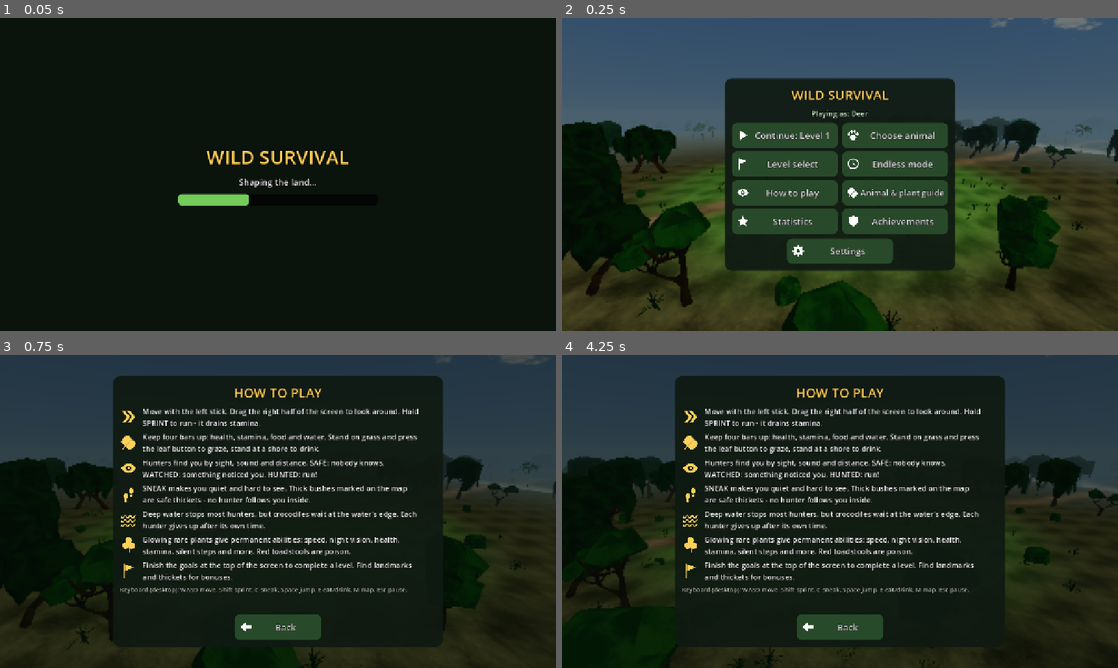
Above: before the commit, frames 1-4 (two rows, left to right).
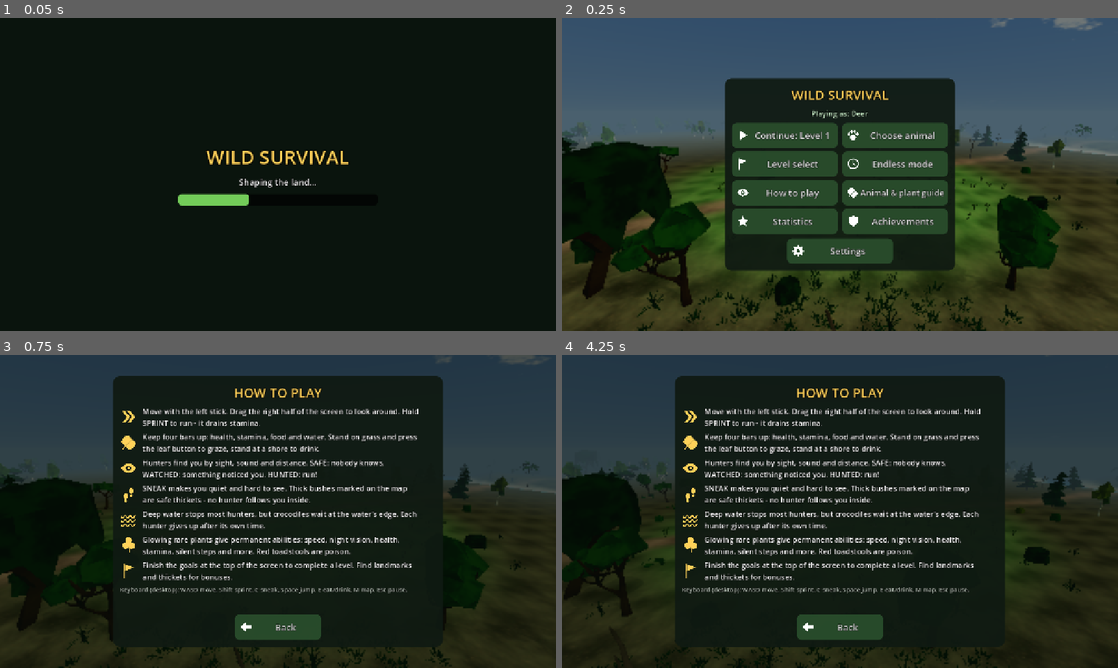
Above: after the commit, the same moments.

Repository: hamzaqadir6666-pixel/wild-survival-mobile
Game: Godot game, scene res://scenes/main.tscn
Same seed, same stepped clock (60 frames per second), same inputs: the game is played once before the commit and once after it. Sound files missing from this copy of the repository are replaced by a short silence.
Inputs (mouse positions are in pixels of both pictures, inside the frame that each line leads up to):
- Up to frame 1 (0.05 s): no input
- Up to frame 2 (0.25 s): no input
- Up to frame 3 (0.75 s): click "How to play" at 0.5 s
- Up to frame 4 (4.25 s): tap Enter at 1.25 s; move the mouse to (962, 495) at 1.27 s; hold D 1.28-2 s; tap E at 1.35 s; click (962, 495) at 1.42 s; tap Space at 1.52, 1.82 s; drag from (728, 527) to (812, 574) at 2.02 s; move the mouse to (895, 442) at 2.77 s; hold D 2.78-3.5 s; tap Ctrl at 2.85 s; drag from (812, 574) to (673, 464) at 3.52 s

Frame 1 is identical in both runs. In frame 2, 7.8% of the frame differs, in the area x 0-100%, y 31-100%; in frame 3, 4.5%; in frame 4, 6.1%.

Commit message:
Predators lunge onto their target and pounce; animal clips keep looping after a species is reloaded; dense grass; birch, pine, dead trees and more bushes
Co-authored-by: arena-agent <297053741+arena-agent@users.noreply.github.com>

Diff:
--- a/assets/models/nature/nature.json
+++ b/assets/models/nature/nature.json
@@ -176,5 +176,73 @@
   "tris": 258,
   "height": 1.11,
   "radius": 0.68
+ },
+ "birch_a": {
+  "source": "BirchTree_1",
+  "tris": 480,
+  "height": 3.6,
+  "radius": 1.9,
+  "lod1_tris": 128,
+  "lod2_tris": 106
+ },
+ "birch_b": {
+  "source": "BirchTree_3",
+  "tris": 480,
+  "height": 4.06,
+  "radius": 1.16,
+  "lod1_tris": 122,
+  "lod2_tris": 72
+ },
+ "pine_a": {
+  "source": "PineTree_1",
+  "tris": 438,
+  "height": 2.7,
+  "radius": 1.01,
+  "lod1_tris": 114,
+  "lod2_tris": 84
+ },
+ "pine_b": {
+  "source": "PineTree_3",
+  "tris": 459,
+  "height": 3.31,
+  "radius": 1.09,
+  "lod1_tris": 123,
+  "lod2_tris": 77
+ },
+ "dead_a": {
+  "source": "CommonTree_Dead_3",
+  "tris": 300,
+  "height": 3.0,
+  "radius": 0.53,
+  "lod1_tris": 90,
+  "lod2_tris": 44
+ },
+ "dead_b": {
+  "source": "BirchTree_Dead_1",
+  "tris": 260,
+  "height": 2.25,
+  "radius": 1.53,
+  "lod1_tris": 84,
+  "lod2_tris": 56
+ },
+ "dead_c": {
+  "source": "Willow_Dead_3",
+  "tris": 220,
+  "height": 1.91,
+  "radius": 1.41,
+  "lod1_tris": 70,
+  "lod2_tris": 44
+ },
+ "bush_c": {
+  "source": "Bush_1",
+  "tris": 150,
+  "height": 1.24,
+  "radius": 0.85
+ },
+ "bush_d": {
+  "source": "Bush_2",
+  "tris": 129,
+  "height": 1.1,
+  "radius": 0.67
  }
 }
--- a/assets/world/world.json
+++ b/assets/world/world.json
@@ -1 +1 @@
-{"size": 1024.0, "cell": 4.0, "n": 257, "river": [[560, -30] …(8878 unchanged characters)… s", "lily", "rock_a", "rock_b", "rock_c"], "veg_counts": {"tree_a": 552, "tree_b": 361, "tree_c": 493, "tree_d": 353, "tree_big": 588, "tree_giant": 3, "palm_a": 69, "palm_b": 49, "banana": 80, "fern_a": 1973, "fern_b": 1886, "bush_a": 1143, "bush_b": 1044, "bush_berry": 30, "tall_grass": 863, "lily": 95, "rock_a": 351, "rock_b": 307, "rock_c": 0}}
+{"size": 1024.0, "cell": 4.0, "n": 257, "river": [[560, -30] …(8878 unchanged characters)… s", "lily", "rock_a", "rock_b", "rock_c", "birch_a", "birch_b", "pine_a", "pine_b", "dead_a", "dead_b", "dead_c", "bush_c", "bush_d"], "veg_counts": {"tree_a": 300, "tree_b": 141, "tree_c": 149, "tree_d": 156, "tree_big": 265, "tree_giant": 3, "palm_a": 69, "palm_b": 49, "banana": 80, "fern_a": 1973, "fern_b": 1886, "bush_a": 619, "bush_b": 527, "bush_berry": 30, "tall_grass": 863, "lily": 95, "rock_a": 351, "rock_b": 307, "rock_c": 0, "birch_a": 237, "birch_b": 241, "pine_a": 331, "pine_b": 323, "dead_a": 65, "dead_b": 67, "dead_c": 72, "bush_c": 531, "bush_d": 510}}
--- a/scripts/animal.gd
+++ b/scripts/animal.gd
@@ -10,6 +10,7 @@
 static var _info := {}
 static var _mats := {}
 static var _looped := {}
+static var _scenes := {}
 static var _bird_lib: AnimationLibrary
 static var _bird_mats := {}
 static var _blob_mesh: QuadMesh
@@ -44,6 +45,7 @@
 var _rate_k := 1.0       # clip substitution: "run" played with the walk clip
 var _pose := ""          # body pose that stands in for a missing clip
 var _pose_tween: Tween
+var leap := 1.0          # height of the pounce pose (the crocodile stays low)
 
 ## removes the model so another species can be set up on the same node
 func clear_model() -> void:
@@ -64,7 +66,12 @@
 	if is_bird:
 		_setup_bird()
 	else:
-		var scene: PackedScene = load("res://assets/models/animals/%s.glb" % cfg.model)
+		# keep every loaded model alive: if the last animal of a kind is removed Godot would unload the file,
+		# and the next one would come back with its clips no longer set to loop (legs freezing mid-run)
+		if not _scenes.has(cfg.model):
+			_scenes[cfg.model] = load("res://assets/models/animals/%s.glb" % cfg.model)
+			_looped.erase(cfg.model)
+		var scene: PackedScene = _scenes[cfg.model]
 		var inf: Dictionary = info()[cfg.model]
 		var inner: Node3D = scene.instantiate()
 		if inf.get("flip", false): inner.rotation.y = PI          # these source models look down -Z
@@ -89,10 +96,28 @@
 		if anim and not _looped.has(cfg.model):
 			_looped[cfg.model] = true
 			for a in ["idle", "idle2", "walk", "run", "eat"]:
-				if anim.has_animation(a): anim.get_animation(a).loop_mode = Animation.LOOP_LINEAR
+				if anim.has_animation(a):
+					anim.get_animation(a).loop_mode = Animation.LOOP_LINEAR
+					Animal.close_loop(anim.get_animation(a))
 		if anim: anim.playback_default_blend_time = 0.18
 	apply_quality()
 	play("idle")
+
+## Some clips were exported without their closing frame: the last pose is one step short of the first,
+## so the legs jerk every time the clip wraps. Give those clips one more frame of length; Godot then
+## blends last -> first across the wrap.
+static func close_loop(an: Animation) -> void:
+	var worst := 0.0
+	var keys := 0
+	for t in an.get_track_count():
+		if an.track_get_type(t) != Animation.TYPE_ROTATION_3D: continue
+		var n := an.track_get_key_count(t)
+		if n < 2: continue
+		keys = maxi(keys, n)
+		var a: Quaternion = an.track_get_key_value(t, 0)
+		var b: Quaternion = an.track_get_key_value(t, n - 1)
+		worst = maxf(worst, a.angle_to(b))
+	if worst > 0.05 and keys > 2: an.length += an.length / float(keys - 1)
 
 func _material(sp: String) -> ShaderMaterial:
 	if _mats.has(sp): return _mats[sp]
@@ -230,8 +255,14 @@
 					"death":
 						_set_pose("death")
 						anim.pause()
+					"attack":
+						# no bite clip: a pounce pose, legs galloping through the leap
+						_set_pose("attack")
+						_rate_k = run_nat / maxf(walk_nat, 0.01)
+						_rate_cap = maxf(walk_cycle / 0.3, 1.6)
+						anim.play("walk")
 					_:
-						_set_pose(a if a == "eat" or a == "attack" else "")
+						_set_pose(a if a == "eat" else "")
 						anim.play("idle")
 	anim.speed_scale = minf(rate * _rate_k, _rate_cap)
 
@@ -252,10 +283,16 @@
 			_pose_tween.tween_property(model, "rotation", Vector3(0, 0, 1.5), 0.35)
 			_pose_tween.tween_property(model, "position", Vector3(0, lie_y, 0), 0.35)
 		"attack":
-			model.rotation = Vector3(-0.16, 0, 0)
+			# crouch -> spring up and forward with the forequarters raised -> come down on the prey -> recover
+			var k := leap
 			_pose_tween = create_tween()
-			_pose_tween.tween_property(model, "position", Vector3(0, 0, body * 1.6), 0.14)
-			_pose_tween.parallel().tween_property(model, "rotation", Vector3(0.2, 0, 0), 0.14)
+			_pose_tween.tween_property(model, "position", Vector3(0, -0.12 * body * k, -0.15 * body), 0.10)
+			_pose_tween.parallel().tween_property(model, "rotation", Vector3(0.12 * k, 0, 0), 0.10)
+			_pose_tween.tween_property(model, "position", Vector3(0, 0.75 * body * k, 0.35 * body), 0.16).set_ease(Tween.EASE_OUT).set_trans(Tween.TRANS_QUAD)
+			_pose_tween.parallel().tween_property(model, "rotation", Vector3(-0.5 * k, 0, 0), 0.16)
+			_pose_tween.tween_property(model, "position", Vector3(0, 0.12 * body * k, 0.55 * body), 0.11).set_ease(Tween.EASE_IN).set_trans(Tween.TRANS_QUAD)
+			_pose_tween.parallel().tween_property(model, "rotation", Vector3(0.32, 0, 0), 0.11)
+			_pose_tween.tween_interval(0.16)
 			_pose_tween.tween_property(model, "position", Vector3.ZERO, 0.3)
 			_pose_tween.parallel().tween_property(model, "rotation", Vector3.ZERO, 0.3)
 
--- a/scripts/grass.gd
+++ b/scripts/grass.gd
@@ -3,15 +3,15 @@
 ## Short grass tufts only around the camera. One MultiMesh, re-laid when the camera
 ## has moved a few metres. Chunky low tufts in the ground's own green (no thin blades).
 
-const STEP := 2.3
+const STEP := 1.0
 var _last := Vector3(1e9, 0, 1e9)
 var _radius := 14.0
 
 func setup(material: ShaderMaterial) -> void:
 	var mm := MultiMesh.new()
 	mm.transform_format = MultiMesh.TRANSFORM_3D
-	mm.mesh = Vegetation.mesh_from("res://assets/models/nature/grass_tuft.glb")
-	mm.instance_count = 620
+	mm.mesh = _tuft()
+	mm.instance_count = 2600
 	mm.visible_instance_count = 0
 	multimesh = mm
 	material_override = material
@@ -19,12 +19,38 @@
 	custom_aabb = AABB(Vector3(-40, -10, -40), Vector3(80, 30, 80))
 	apply_quality()
 
+## A clump of nine broad blades, one triangle each: light enough to cover the ground thickly.
+## Vertex colour = grass green (darker at the root), alpha 1 at the tip so only the tips sway.
+func _tuft() -> ArrayMesh:
+	var rng := RandomNumberGenerator.new()
+	rng.seed = 5
+	var P := PackedVector3Array(); var N := PackedVector3Array(); var C := PackedColorArray(); var UV := PackedVector2Array()
+	for i in 9:
+		var ang := i * TAU / 9.0 + rng.randf_range(-0.25, 0.25)
+		var out := Vector3(cos(ang), 0, sin(ang))
+		var side := Vector3(-out.z, 0, out.x)
+		var root := out * rng.randf_range(0.02, 0.15)
+		var h := rng.randf_range(0.26, 0.44)
+		var tip := root + out * rng.randf_range(0.08, 0.2) + Vector3(0, h, 0)
+		var g := rng.randf_range(0.85, 1.15)
+		var col := Color(0.056 * g, 0.156 * g, 0.020 * g)
+		var n := (Vector3.UP + out * 0.35).normalized()
+		for v in [root - side * 0.05, root + side * 0.05, tip]:
+			P.append(v); N.append(n); UV.append(Vector2(v.x + v.z, v.y) * 2.0)
+		C.append(Color(col.r * 0.7, col.g * 0.7, col.b * 0.7, 0.0)); C.append(Color(col.r * 0.7, col.g * 0.7, col.b * 0.7, 0.0)); C.append(Color(col.r * 1.25, col.g * 1.25, col.b * 1.1, 1.0))
+	var arr := []
+	arr.resize(Mesh.ARRAY_MAX)
+	arr[Mesh.ARRAY_VERTEX] = P; arr[Mesh.ARRAY_NORMAL] = N; arr[Mesh.ARRAY_COLOR] = C; arr[Mesh.ARRAY_TEX_UV] = UV
+	var m := ArrayMesh.new()
+	m.add_surface_from_arrays(Mesh.PRIMITIVE_TRIANGLES, arr)
+	return m
+
 func apply_quality() -> void:
-	_radius = lerpf(10.0, 26.0, clampf(float(Cfg.v("grass")), 0.0, 1.0))
+	_radius = lerpf(11.0, 29.0, clampf(float(Cfg.v("grass")), 0.0, 1.0))
 	_last = Vector3(1e9, 0, 1e9)
 
 func update(cam: Vector3) -> void:
-	if absf(cam.x - _last.x) + absf(cam.z - _last.z) < 3.0: return
+	if absf(cam.x - _last.x) + absf(cam.z - _last.z) < 3.5: return
 	_last = cam
 	global_position = Vector3(cam.x, 0, cam.z)
 	var amount := float(Cfg.v("grass"))
@@ -48,11 +74,11 @@
 				var dz := z - cam.z
 				if dx * dx + dz * dz > r2: continue
 				var b := World.biome(x, z)
-				var keep := 0.9 if b == World.GRASS else (0.22 if b == World.FOREST else 0.0)
+				var keep := 0.97 if b == World.GRASS else (0.6 if b == World.FOREST else 0.0)
 				var w := float((hsh >> 20) & 255) / 255.0
-				if w > keep * (0.45 + 0.55 * amount): continue
-				var sc := 1.1 + u * 0.9
-				var basis := Basis(Vector3.UP, v * TAU).scaled(Vector3(sc * 2.2, sc * 0.9, sc * 2.2))
+				if w > keep * (0.5 + 0.5 * amount): continue
+				var sc := 0.8 + u * 0.8
+				var basis := Basis(Vector3.UP, v * TAU).scaled(Vector3(sc * 2.0, sc * (0.8 + w * 0.7), sc * 2.0))
 				mm.set_instance_transform(n, Transform3D(basis, Vector3(dx, World.height(x, z) - 0.03, dz)))
 				n += 1
 				if n >= maxn: break
--- a/scripts/predator.gd
+++ b/scripts/predator.gd
@@ -19,6 +19,7 @@
 var goal := Vector2.ZERO
 var hit_done := false
 var attack_len := 1.0
+var has_bite_clip := false
 var pack: Array = []
 var pack_i := 0
 var style := ""
@@ -35,7 +36,10 @@
 	yaw = rng.randf() * TAU; rotation.y = yaw
 	timer = rng.randf_range(1.0, 8.0)
 	hunger = rng.randf_range(25.0, 90.0)
-	if anim and anim.has_animation("attack"): attack_len = anim.get_animation("attack").length
+	# the bite lands at attack_len * 0.4 / 1.25: for the pounce pose that is the moment the animal comes down
+	has_bite_clip = anim != null and anim.has_animation("attack")
+	attack_len = anim.get_animation("attack").length if has_bite_clip else 1.15
+	if style == "water": leap = 0.3
 	set_state(REST)
 
 func set_state(s: int) -> void:
@@ -267,10 +271,22 @@
 	speed = 0.0
 	timer += delta
 	var valid := target != null and is_instance_valid(target)
-	if valid: face(target.pos2() - pos2(), delta, 10.0)
+	# jaws meet the target: this animal's front end against the target's body
+	var contact := body * 1.8 + (target.body * 1.2 if valid else 0.0)
+	if valid:
+		var tp := target.pos2()
+		# the lunge: keep closing in until the bite lands, instead of snapping at the air from a distance
+		if not hit_done and target.alive and pos2().distance_to(tp) > contact:
+			var to := tp - pos2()
+			var d0 := to.length()
+			var stepd := minf(d0 - contact, float(cfg.run) * 1.15 * delta)
+			var np := pos2() + to / d0 * stepd
+			if can_enter(np.x, np.y): place(np.x, np.y)
+		face(tp - pos2(), delta, 14.0)
+	if not has_bite_clip and timer > 0.9 and cur_anim == "attack": play("idle")
 	if not hit_done and timer >= attack_len * 0.4 / 1.25:
 		hit_done = true
-		if valid and target.alive and dist_to(target.position) < float(cfg.reach) * 1.45 + target.body * 0.5:
+		if valid and target.alive and dist_to(target.position) < contact + 0.9:
 			if on_deer:
 				if not target.hidden: fauna.hit_deer(self, cfg.dmg)
 			else:
--- a/scripts/vegetation.gd
+++ b/scripts/vegetation.gd
@@ -13,6 +13,8 @@
 	"tree_giant": [0, 1.0, 0.11], "palm_a": [0, 1.0, 0.045], "palm_b": [0, 1.0, 0.045],
 	"banana": [1, 1.0, 0.0], "bush_a": [1, 1.0, 0.0], "bush_b": [1, 1.0, 0.0], "bush_berry": [1, 1.0, 0.0],
 	"rock_a": [1, 1.0, 0.45], "rock_b": [1, 1.0, 0.42], "rock_c": [1, 1.0, 0.2],
+	"birch_a": [0, 1.0, 0.05], "birch_b": [0, 1.0, 0.05], "pine_a": [0, 1.0, 0.06], "pine_b": [0, 1.0, 0.06],
+	"dead_a": [0, 1.0, 0.07], "dead_b": [0, 1.0, 0.05], "dead_c": [0, 1.0, 0.07], "bush_c": [1, 1.0, 0.0], "bush_d": [1, 1.0, 0.0],
 	"fern_a": [2, 1.0, 0.0], "fern_b": [2, 1.0, 0.0], "tall_grass": [2, 2.4, 0.0], "lily": [2, 1.0, 0.0],
 }
 var material: ShaderMaterial
--- a/tests/bot.gd
+++ b/tests/bot.gd
@@ -691,6 +691,60 @@
 	_quiet()
 	await frames(25)
 	check("chase music and heartbeat stop when the hunt is over", float(Sfx.loop_target["chase"]) == 0.0 and float(Sfx.loop_target["heartbeat"]) == 0.0)
+	# ---------------- the bite reaches the target
+	for sp2 in ["lion", "hyena"]:
+		_place(400, 520)
+		p.health = p.max_health
+		await frames(3)
+		var biter: Predator = g.fauna._make_predator(sp2, Vector2(400 + 6.0, 520))
+		biter.pack = [biter]
+		biter.last_seen = p.pos2()
+		biter.engage()
+		var contact: float = biter.body * 1.8 + p.body * 1.2
+		var gap_at_bite := 99.0
+		var leapt := false
+		for i in 400:
+			await get_tree().process_frame
+			p.health = p.max_health
+			if biter.state == Predator.ATTACK:
+				if biter.has_bite_clip or biter.model.position.y > 0.1: leapt = true
+				if biter.hit_done:
+					gap_at_bite = biter.dist_to(p.position) - contact; break
+		check("%s lunges right up to its target before the bite lands" % sp2, gap_at_bite < 0.3 and leapt, "(gap %.2f m)" % gap_at_bite)
+		_quiet()
+	var hy: Animation = g.fauna._make_predator("hyena", Vector2(430, 540)).anim.get_animation("run")
+	var q0: Quaternion = Quaternion.IDENTITY
+	var worst := 0.0
+	for t in hy.get_track_count():
+		if hy.track_get_type(t) != Animation.TYPE_ROTATION_3D: continue
+		var kn := hy.track_get_key_count(t)
+		var step: float = (hy.track_get_key_value(t, 0) as Quaternion).angle_to(hy.track_get_key_value(t, kn - 1))
+		if step > worst: worst = step
+	check("hyena run clip has room to blend its last frame into the first", hy.length > hy.track_get_key_time(0, hy.track_get_key_count(0) - 1) + 0.02 or worst < 0.05, "(%.2f rad, len %.3f, last key %.3f, keys %d)" % [worst, hy.length, hy.track_get_key_time(0, hy.track_get_key_count(0) - 1), hy.track_get_key_count(0)])
+	_quiet()
+	await frames(3)
+	var again: Predator = g.fauna._make_predator("hyena", Vector2(430, 540))
+	check("clips still loop after every animal of a kind was removed and one comes back", again.anim.get_animation("run").loop_mode == Animation.LOOP_LINEAR and again.anim.get_animation("walk").loop_mode == Animation.LOOP_LINEAR)
+	_quiet()
+	# ---------------- more grass, more kinds of trees
+	var vc: Dictionary = World.info.veg_counts
+	var kinds := 0
+	for tname in ["tree_a", "tree_b", "tree_c", "tree_d", "tree_big", "birch_a", "birch_b", "pine_a", "pine_b", "palm_a", "palm_b"]:
+		if int(vc.get(tname, 0)) > 40 and g.vegetation.meshes.get(tname) != null: kinds += 1
+	check("eleven kinds of living tree grow in the forest", kinds == 11, "(%d)" % kinds)
+	var dead: int = int(vc.dead_a) + int(vc.dead_b) + int(vc.dead_c)
+	check("dead trees stand among them", dead > 120 and g.vegetation.meshes.get("dead_b") != null, "(%d)" % dead)
+	check("four kinds of bush plus berry bushes", int(vc.bush_a) > 200 and int(vc.bush_b) > 200 and int(vc.bush_c) > 200 and int(vc.bush_d) > 200)
+	var gp := Vector2(400, 520)
+	for i in 400:
+		var cand := Vector2(200 + (i % 20) * 30, 200 + (i / 20) * 30)
+		if World.biome(cand.x, cand.y) == World.GRASS and World.biome(cand.x + 12, cand.y) == World.GRASS and World.biome(cand.x, cand.y + 12) == World.GRASS:
+			gp = cand; break
+	g.grass.update(Vector3(gp.x, 0, gp.y))
+	var tufts: int = g.grass.multimesh.visible_instance_count
+	var tuft_tris: int = g.grass.multimesh.mesh.surface_get_arrays(0)[Mesh.ARRAY_VERTEX].size() / 3
+	var per_m2: float = tufts / (PI * g.grass._radius * g.grass._radius)
+	check("grass is dense: at least one tuft for every 2 square metres of meadow", per_m2 > 0.5 and tuft_tris <= 12, "(%d tufts, %.2f per m2, %d tris each)" % [tufts, per_m2, tuft_tris])
 	# ---------------- clock
 	g.sky.hour = 10.0
 	var h0: float = g.sky.hour
@@ -850,13 +904,13 @@
 				tris += 230 if a.is_bird else int(Animal.info()[a.cfg.model].tris)
 			dc += 2; tris += 2100 + 2            # deer + its blob shadow
 			dc += 8; tris += 8 * 230             # sky birds (2 hawks at most in view)
-			dc += 1; tris += g.grass.multimesh.visible_instance_count * 64
+			dc += 1; tris += g.grass.multimesh.visible_instance_count * 9
 			dc += 4; tris += 400                 # sky dome, sun, moon, rain
 			for it in g.plants.items:
 				if it.node.visible and _box_in(planes, it.node.position, Vector3(1, 1, 1)):
 					dc += 2; tris += 150
 			dc += 6                              # HUD, minimap, touch controls (canvas batches)
-			part["grass"] = g.grass.multimesh.visible_instance_count * 64
+			part["grass"] = g.grass.multimesh.visible_instance_count * 9
 			if tris > worst_tris: worst_part = part
 			worst_dc = maxi(worst_dc, dc); worst_tris = maxi(worst_tris, tris)
 			sum_dc += dc; sum_tris += tris; n += 1
Binary file added: assets/models/nature/birch_a.glb
Not shown, added: assets/models/nature/birch_a.glb.import
Binary file added: assets/models/nature/birch_a_lod1.glb
Not shown, added: assets/models/nature/birch_a_lod1.glb.import
Binary file added: assets/models/nature/birch_a_lod2.glb
Not shown, added: assets/models/nature/birch_a_lod2.glb.import
Binary file added: assets/models/nature/birch_b.glb
Not shown, added: assets/models/nature/birch_b.glb.import
Binary file added: assets/models/nature/birch_b_lod1.glb
Not shown, added: assets/models/nature/birch_b_lod1.glb.import
Binary file added: assets/models/nature/birch_b_lod2.glb
Not shown, added: assets/models/nature/birch_b_lod2.glb.import
(and 44 more such lines)
